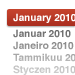
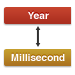
Two versions of the same layered image (75x75). Layer-by-layer changes:
added group "resolution" with 4 layers above "locale" over [4, 7, 71, 66]
added layer "Layer 8" in group "resolution" over [35, 26, 41, 47]
added layer "Year Millisecond" in group "resolution" over [11, 11, 65, 61]
added layer "Layer 7 copy 3" in group "resolution" over [4, 49, 71, 66]
added layer "Layer 7 copy 2" in group "resolution" over [4, 7, 71, 24]
moved "January 2010 Januar 2010 Janeiro 2010 Tammikuu 2010 Styczen 201" into group "locale" over [13, 13, 75, 75]
moved "Layer 7 copy" into group "locale" over [7, 9, 75, 26]
